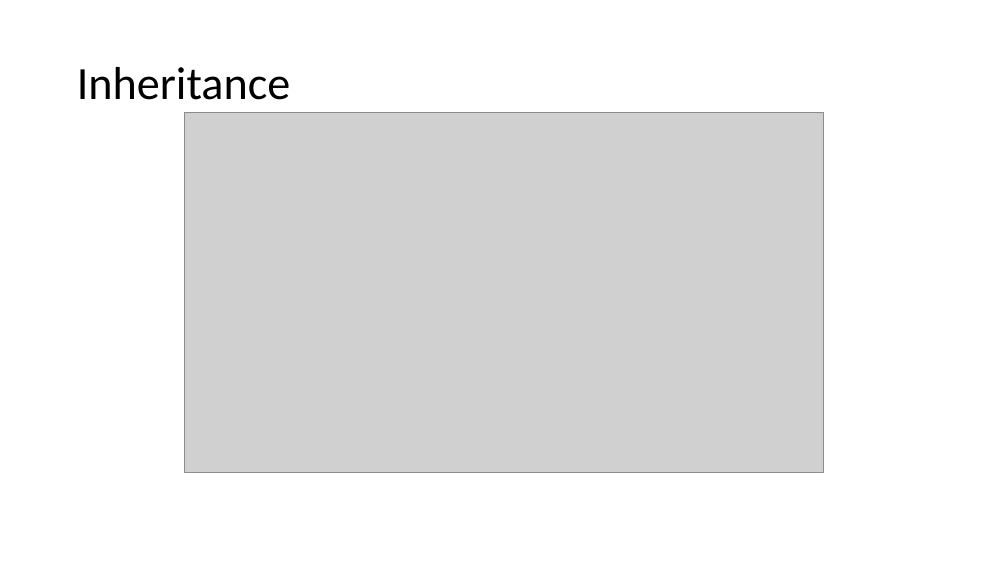
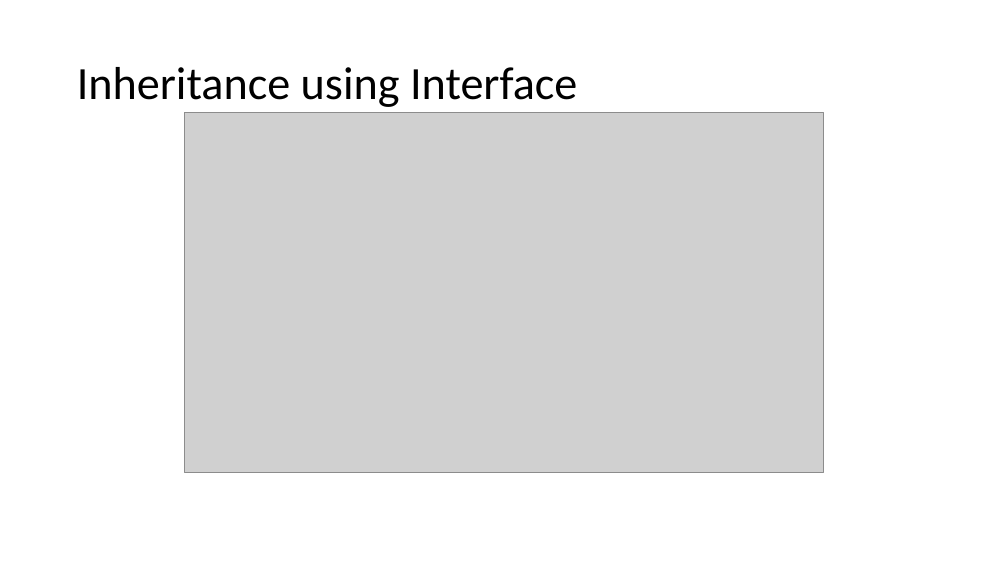
Before and after one commit to mcjavabootcamp/CourseWiki, a slide deck: slide 22 of TeachingMaterials/Object Oriented Programming.pptx (slide 13 before the commit). Drawn at 1008x567 pixels with LibreOffice and Linux fonts; fonts in the diff are those of the drawing; grey boxes stand for pictures. Boxes give left, top, right and bottom in pixels: in the first picture for what was removed or moved away, otherwise in the second. Text is boxed around its words. In the diff, an @@ line names an element or a change of style, - is before the commit and + after.

```diff
--- a/TeachingMaterials/Object Oriented Programming.pptx
+++ b/TeachingMaterials/Object Oriented Programming.pptx
@@ title at (77,67,577,107): text changed @@
-Inheritance
+Inheritance using Interface
```
Also in this commit, not shown: 4 other slides changed, 6 slides added, 12 other files.
